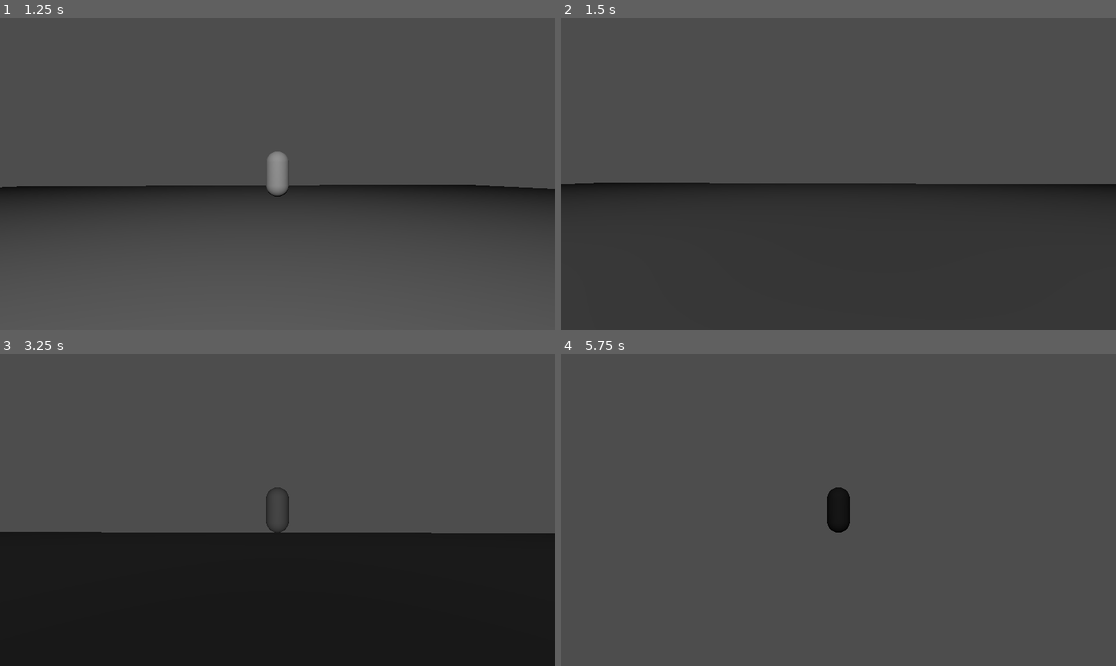
Above: before the commit, frames 1-4 (two rows, left to right).
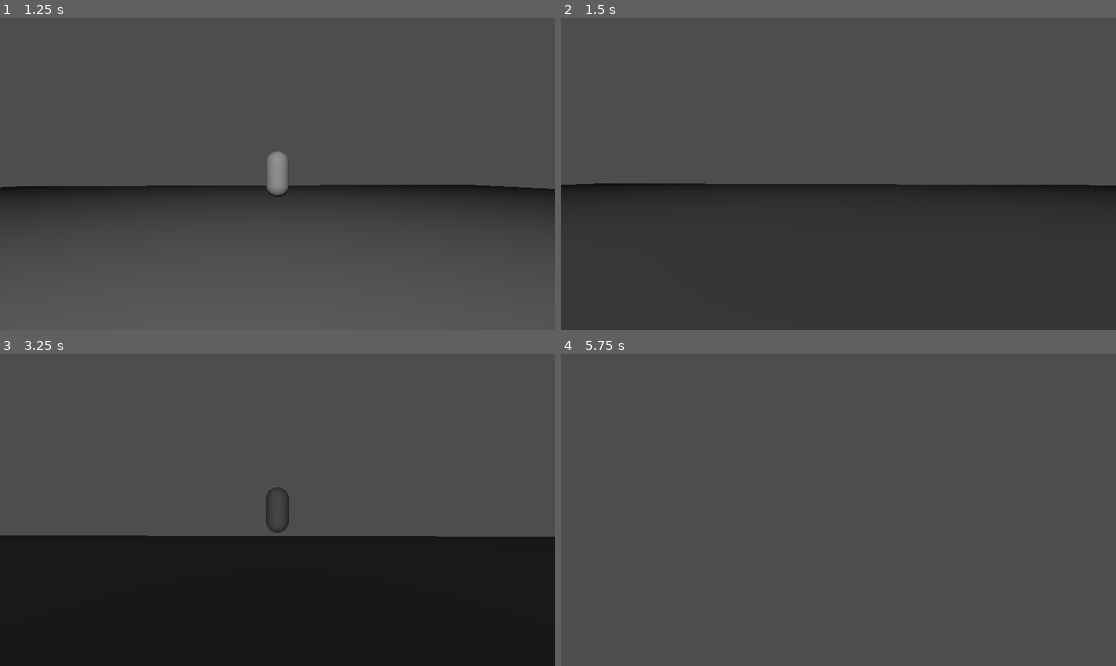
Above: after the commit, the same moments.

Repository: workingSpear/Metapathic
Game: Godot game, scene res://Scenes/test.tscn
Two runs of this game, one before a commit and one after it. Both use one fixed random seed, a clock stepped at 60 frames per second and the inputs below. The project has no main scene, so this scene is started directly.
Inputs (mouse positions are in pixels of both pictures, inside the frame that each line leads up to):
- Up to frame 1 (1.25 s): tap Enter at 0.5 s; move the mouse to (305, 174) at 0.52 s; hold W (forward) from 0.53 s (still down); tap Shift (dive) at 0.6 s; tap Space (jump) at 0.77 s
- Up to frame 2 (1.5 s): keep holding W (forward); move the mouse to (810, 174) at 1.27 s; tap Shift (dive) at 1.35 s
- Up to frame 3 (3.25 s): keep holding W (forward); tap Space (jump) at 1.52, 2.75, 3.02 s; move the mouse to (288, 503) at 2.02 s; hold Ctrl (sprint) 2.03-2.78 s; tap Shift (dive) at 2.3, 3.05 s; move the mouse to (271, 516) at 2.77 s; tap I at 2.85 s
- Up to frame 4 (5.75 s): keep holding W (forward); move the mouse to (877, 513) at 3.52 s; tap Shift (dive) at 3.6, 4.35, 5.3 s; tap Space (jump) at 3.77, 4.52 s; move the mouse to (794, 506) at 4.27 s; tap Enter at 5 s; move the mouse to (844, 510) at 5.02 s; hold Ctrl (sprint) from 5.03 s (still down)

Frame 1 is identical in both runs. In frame 2, 0.2% of the frame differs, in the area x 0-100%, y 52-54%; in frame 3, 1.1%, in the area x 0-100%, y 57-59%; in frame 4, 0.5%.

Commit message:
Add Dive timeout
On enter, the Dive state uses `move_data.gravity_dive_multiplier` for gravity strength. After `move_data.dive_time` seconds, the Dive state uses `move_data.gravity_fall_multiplier`.

In the future, this could be expanded to a DiveFall state, but for now this will suffice.

Diff:
--- a/Resources/Player States/move_state.tres
+++ b/Resources/Player States/move_state.tres
@@ -11,7 +11,8 @@
 jump_force = 20.0
 gravity_jump_multiplier = 0.75
 gravity_fall_multiplier = 1.0
-gravity_dive_multiplier = 1.0
+gravity_dive_multiplier = 0.25
+dive_time = 0.2
 dive_speed_min = 30.0
 dive_speed_boost = 20.0
 metadata/_custom_type_script = "uid://b1ydx7ror70hj"
--- a/Scripts/Player/States/dive.gd
+++ b/Scripts/Player/States/dive.gd
@@ -2,6 +2,17 @@
 extends MoveState
 
 static var state_name: String = "Dive"
+
+var timer: Timer
+var gravity_multiplier: float
+
+
+func _init() -> void:
+	timer = Timer.new()
+	timer.autostart = false
+	timer.ignore_time_scale = false
+	timer.one_shot = true
+	add_child(timer)
 
 
 func enter() -> void:
@@ -26,6 +37,10 @@
 
 	parent_obj.velocity = init_direction * init_speed
 
+	timer.start(move_data.dive_time)
+	timer.timeout.connect(_on_timer_timeout)
+	gravity_multiplier = move_data.gravity_dive_multiplier
+
 
 func process_physics(delta: float) -> String:
 	var move_direction = get_rotated_move_direction()
@@ -40,7 +55,7 @@
 		move_data.acceleration * delta,
 	)
 
-	parent_obj.velocity.y -= gravity * move_data.gravity_dive_multiplier * delta
+	parent_obj.velocity.y -= gravity * gravity_multiplier * delta
 	parent_obj.move_and_slide()
 
 	if parent_obj.is_on_floor():
@@ -49,3 +64,7 @@
 		return Move.state_name
 
 	return ""
+
+
+func _on_timer_timeout() -> void:
+	gravity_multiplier = move_data.gravity_fall_multiplier
--- a/Scripts/Resource Formats/move_state_data.gd
+++ b/Scripts/Resource Formats/move_state_data.gd
@@ -9,5 +9,6 @@
 @export var gravity_jump_multiplier: float
 @export var gravity_fall_multiplier: float
 @export var gravity_dive_multiplier: float
+@export var dive_time: float
 @export var dive_speed_min: float
 @export var dive_speed_boost: float
